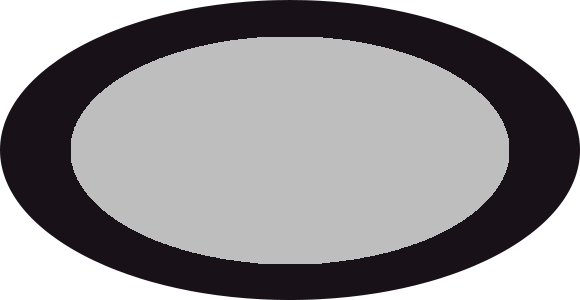
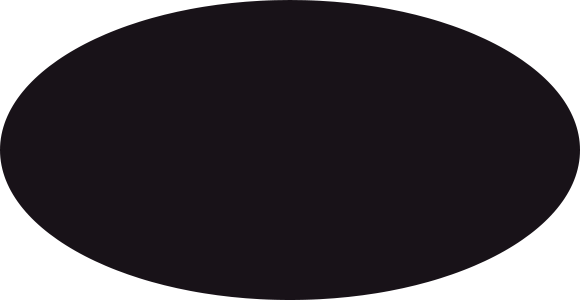
Comparing the layer stacks of the two 580px x 300px images. Changes:
hid "Ellipse 1" (1st of 2) over bbox(71, 37, 509, 264)
